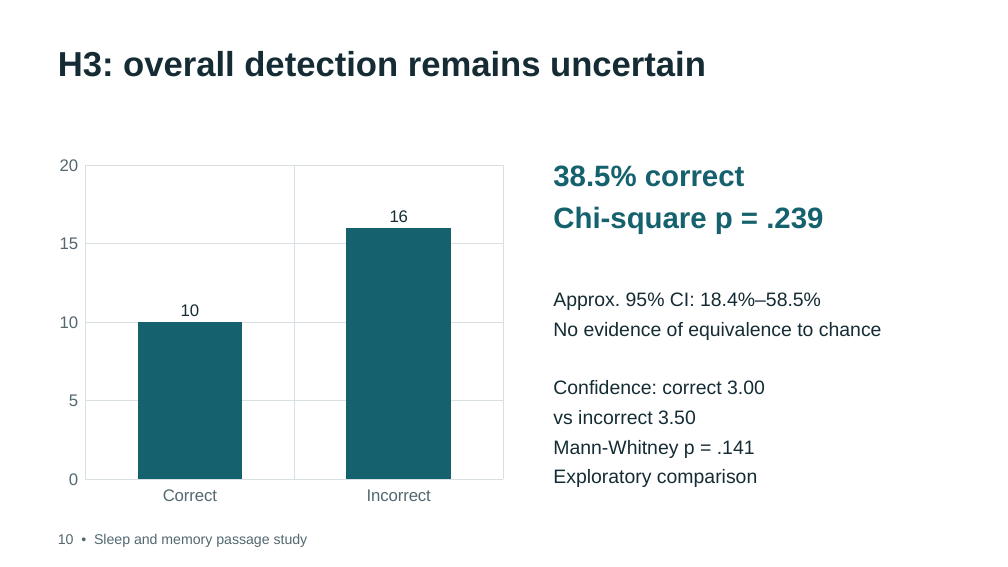
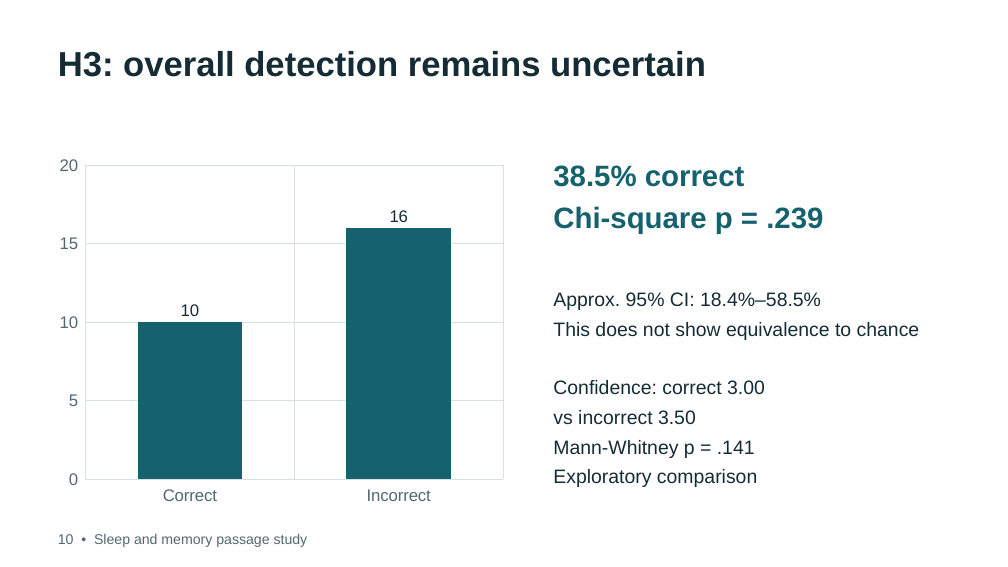
Before and after one commit to debshreechowdhury/sleep-memory-passage-study, a slide deck: slide 6 of presentation/design_detection.pptx. Drawn at 1008x567 pixels with LibreOffice and Linux fonts; fonts in the diff are those of the drawing. Boxes give left, top, right and bottom in pixels: in the first picture for what was removed or moved away, otherwise in the second. Text is boxed around its words. In the diff, an @@ line names an element or a change of style, - is before the commit and + after.

```diff
--- a/presentation/design_detection.pptx
+++ b/presentation/design_detection.pptx
@@ text at (553, 322, 920, 340): text changed @@
-No evidence of equivalence to chance
+This does not show equivalence to chance
```
Also in this commit, not shown: 1 other slide changed, 30 other files.
